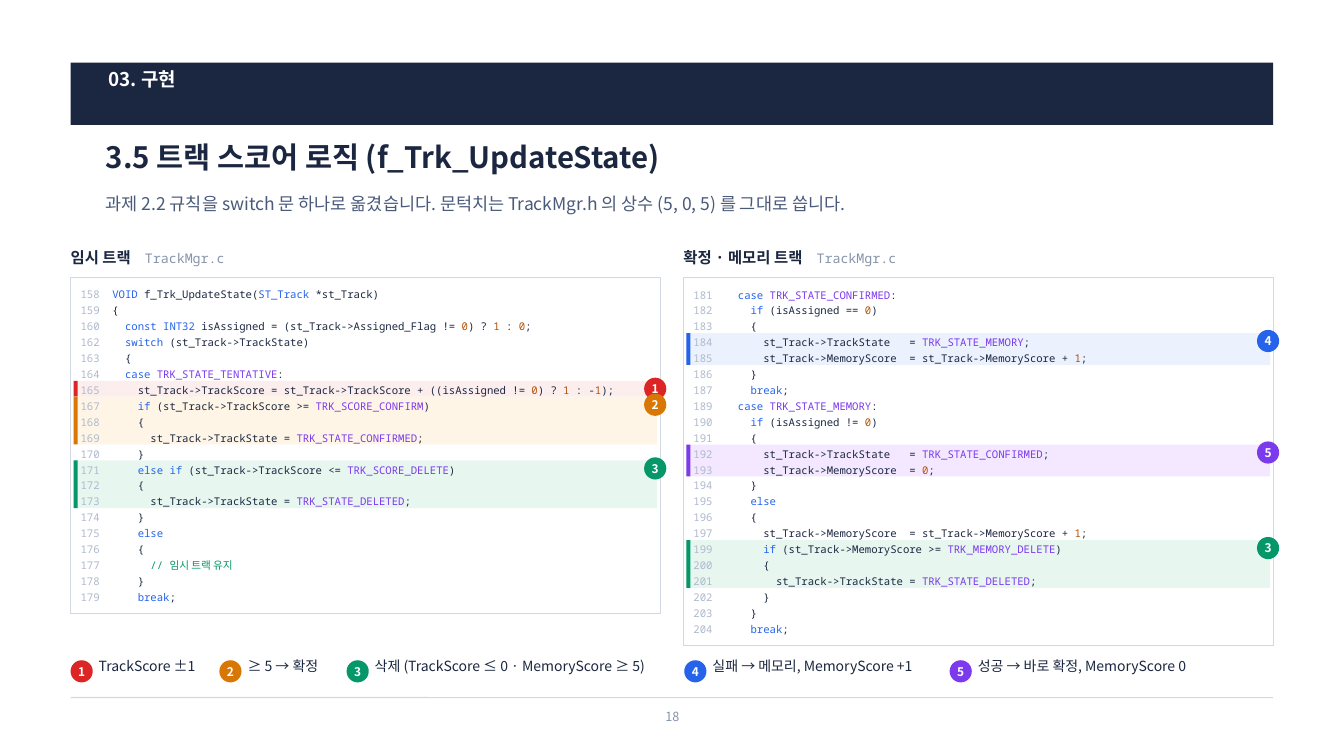
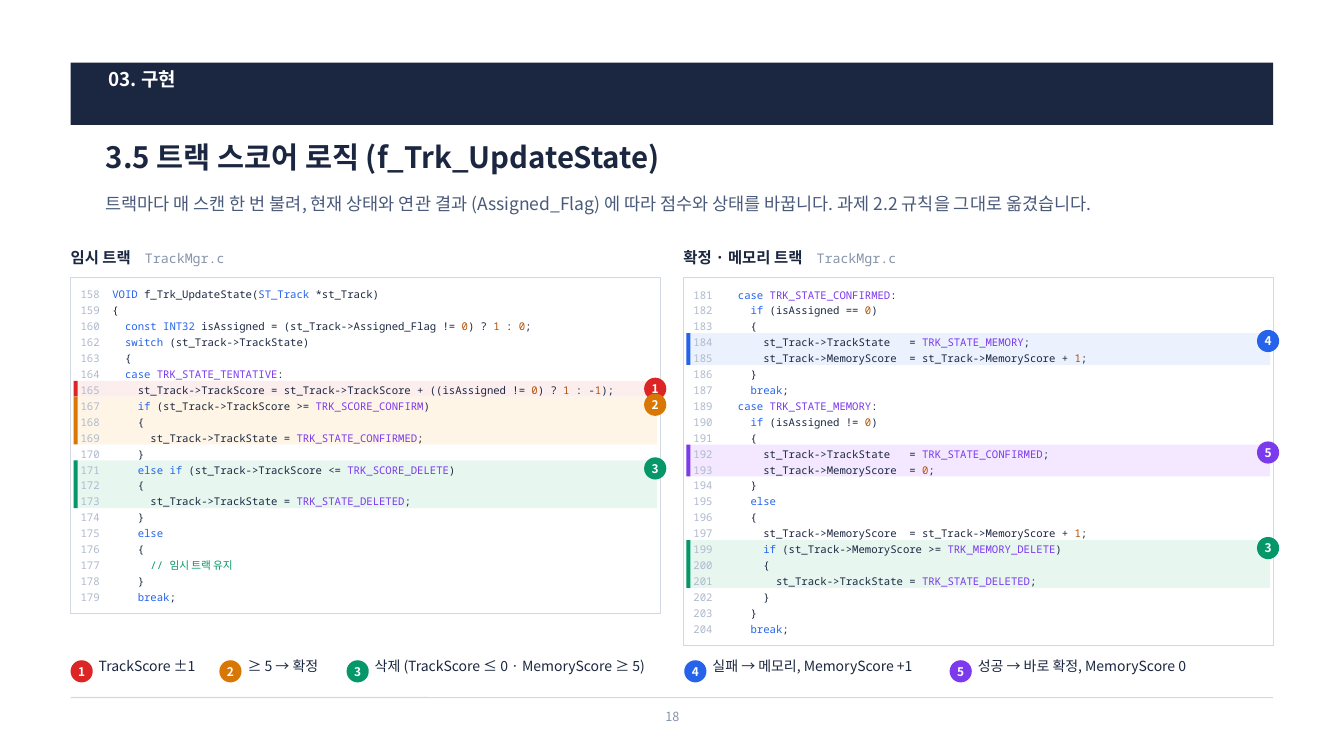
Before and after one commit to harley-hwan/radar-sw-study, a slide deck: slide 18 of Part5_Track_Init_Mgmt/ref/산출물/Chapter5_TrackInitMgmt.pptx. Drawn at 1344x756 pixels with LibreOffice and Linux fonts; fonts in the diff are those of the drawing. Boxes give left, top, right and bottom in pixels: in the first picture for what was removed or moved away, otherwise in the second. Text is boxed around its words. In the diff, an @@ line names an element or a change of style, - is before the commit and + after.

```diff
--- a/Part5_Track_Init_Mgmt/ref/산출물/Chapter5_TrackInitMgmt.pptx
+++ b/Part5_Track_Init_Mgmt/ref/산출물/Chapter5_TrackInitMgmt.pptx
@@ text at <box>106,195,1091,215</box>: text changed @@
-과제 2.2 규칙을 switch 문 하나로 옮겼습니다. 문턱치는 TrackMgr.h 의 상수 (5, 0, 5) 를 그대로 씁니다.
+트랙마다 매 스캔 한 번 불려, 현재 상태와 연관 결과 (Assigned_Flag) 에 따라 점수와 상태를 바꿉니다. 과제 2.2 규칙을 그대로 옮겼습니다.
```
Also in this commit, not shown: 9 other slides changed, 1 slide added, 1 slide removed, 13 other files.
